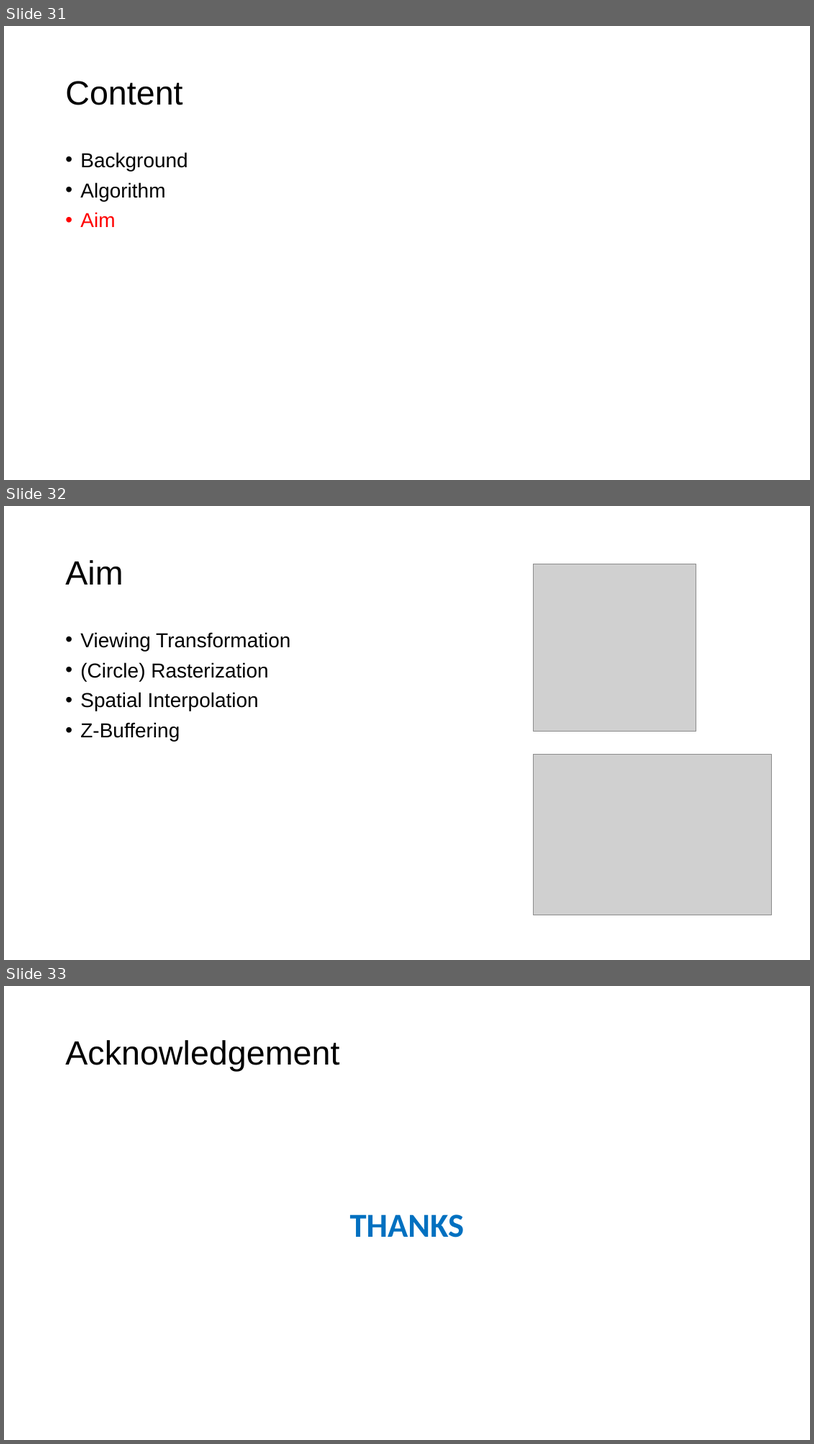
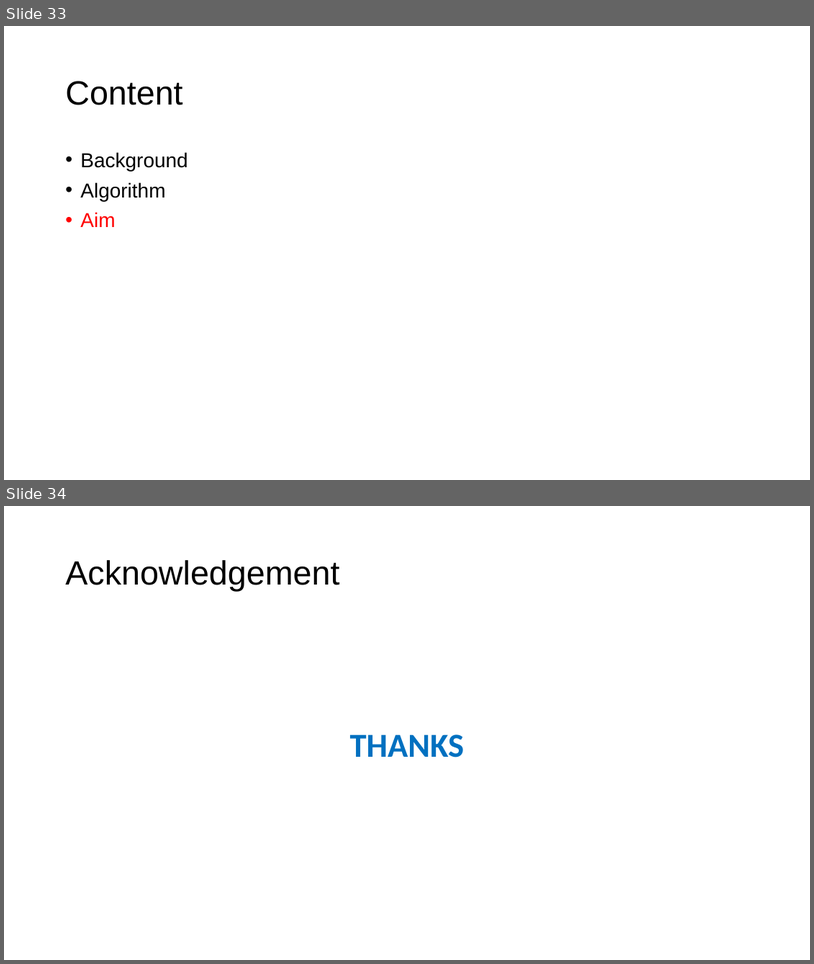
Before and after one commit to jerryweihuajing/Post-Processing, a slide deck: 魏华敬-硕士答辩2020年6月.pptx. Shown one above the other, each under a label of ours: slides 31, 32 and 33 before the commit, slides 33 and 34 after it. The pictures are 814x1444 and 814x964 pixels, drawn with LibreOffice and Linux fonts; fonts in the diff are those of the drawing; grey boxes stand for pictures. Boxes give left, top, right and bottom in pixels: in the first picture for what was removed or moved away, otherwise in the second. Text is boxed around its words. In the diff, an @@ line names an element or a change of style, - is before the commit and + after.

```diff
--- a/魏华敬-硕士答辩2020年6月.pptx
+++ b/魏华敬-硕士答辩2020年6月.pptx
@@ slide 32 removed at (4, 506, 810, 960), background #CCE8CF @@
@@ title removed at (65, 560, 123, 584) @@
-Aim
@@ picture removed at (534, 564, 697, 731) @@
@@ text removed at (80, 632, 291, 741) @@
-• Viewing Transformation
-• (Circle) Rasterization
-• Spatial Interpolation
-• Z-Buffering
@@ picture removed at (534, 754, 772, 915) @@
@@ what was slide 31 is now slide 33 @@
@@ what was slide 33 is now slide 34 @@
```
Also in this commit, not shown: 2 slides added, 4 other files.
